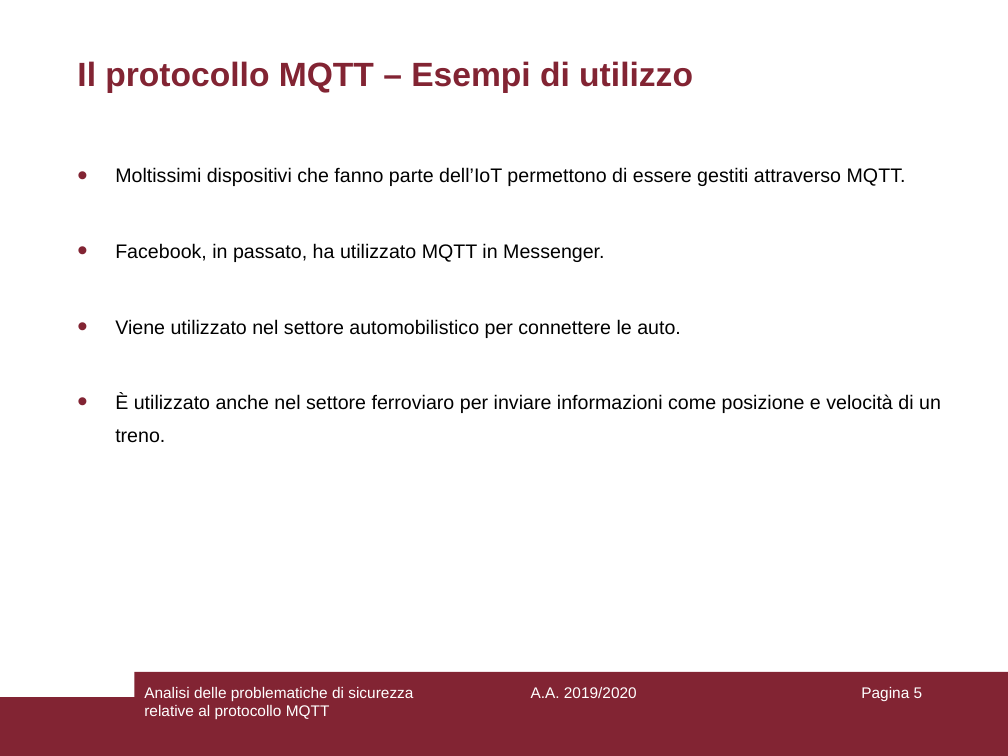
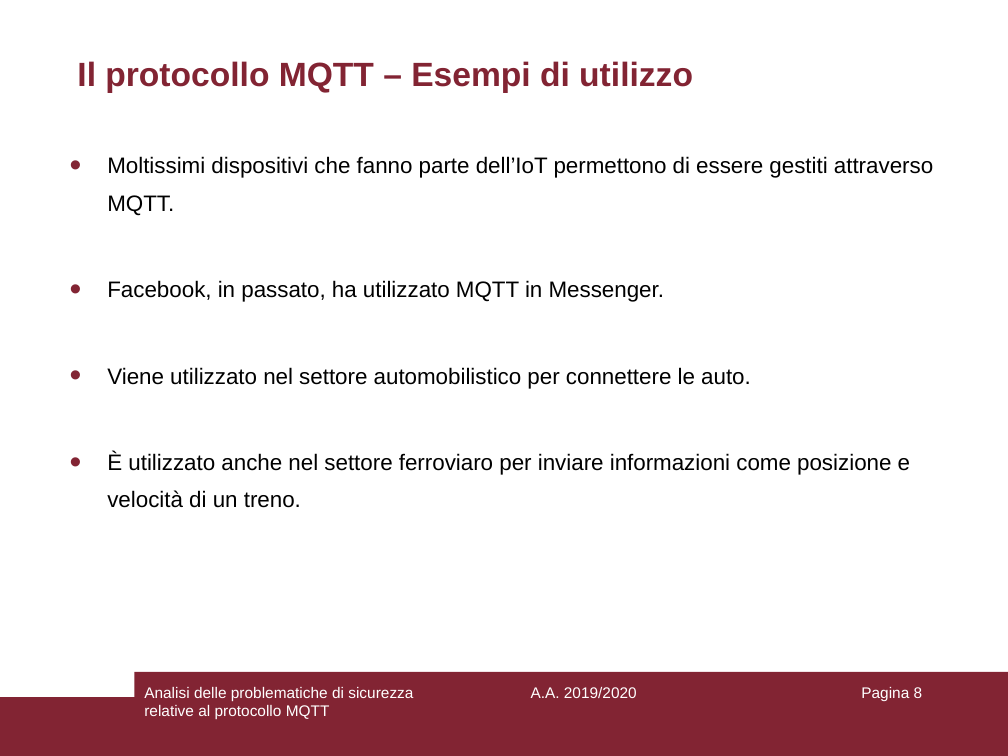
Before and after one commit to aedoardo/bachelor-degree-thesis, a slide deck: slide 8 of slides/Presentazione.ppt (slide 5 before the commit). Drawn at 1008x756 pixels with LibreOffice and Linux fonts; fonts in the diff are those of the drawing. Boxes give left, top, right and bottom in pixels: in the first picture for what was removed or moved away, otherwise in the second. Text is boxed around its words. In the diff, an @@ line names an element or a change of style, - is before the commit and + after.

```diff
--- a/slides/Presentazione.ppt
+++ b/slides/Presentazione.ppt
@@ text "Moltissimi dispositivi che fanno parte ...": place and size @@
-text "Moltissimi dispositivi che fanno parte ..." at bbox=[115, 167, 941, 443]
+text "Moltissimi dispositivi che fanno parte ..." at bbox=[107, 156, 933, 508]
@@ text "Moltissimi dispositivi che fanno parte ..." at bbox=[107, 156, 933, 508]: size 14 to 16 pt; vertical alignment top to middle @@
@@ page number at bbox=[861, 687, 923, 701]: text changed @@
-Pagina 5
+Pagina 8
```
Also in this commit, not shown: 12 other slides changed, 7 slides added.
